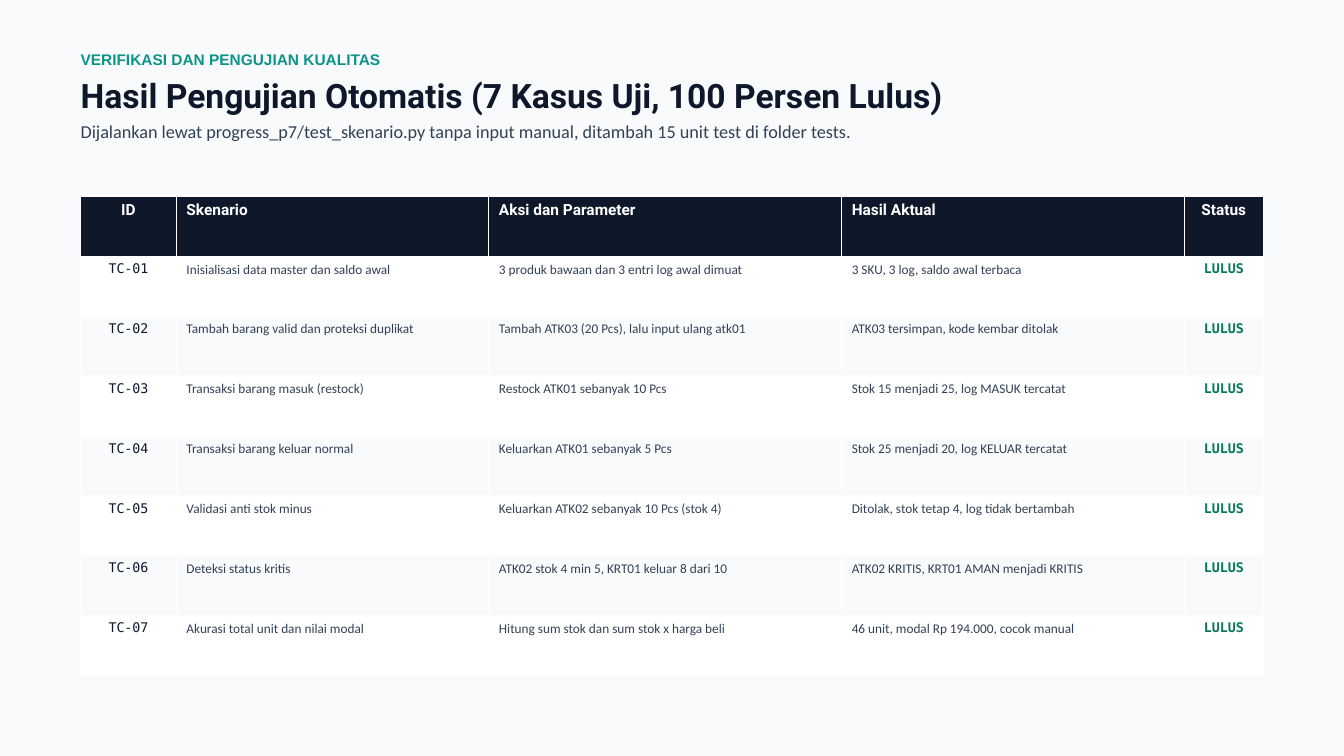
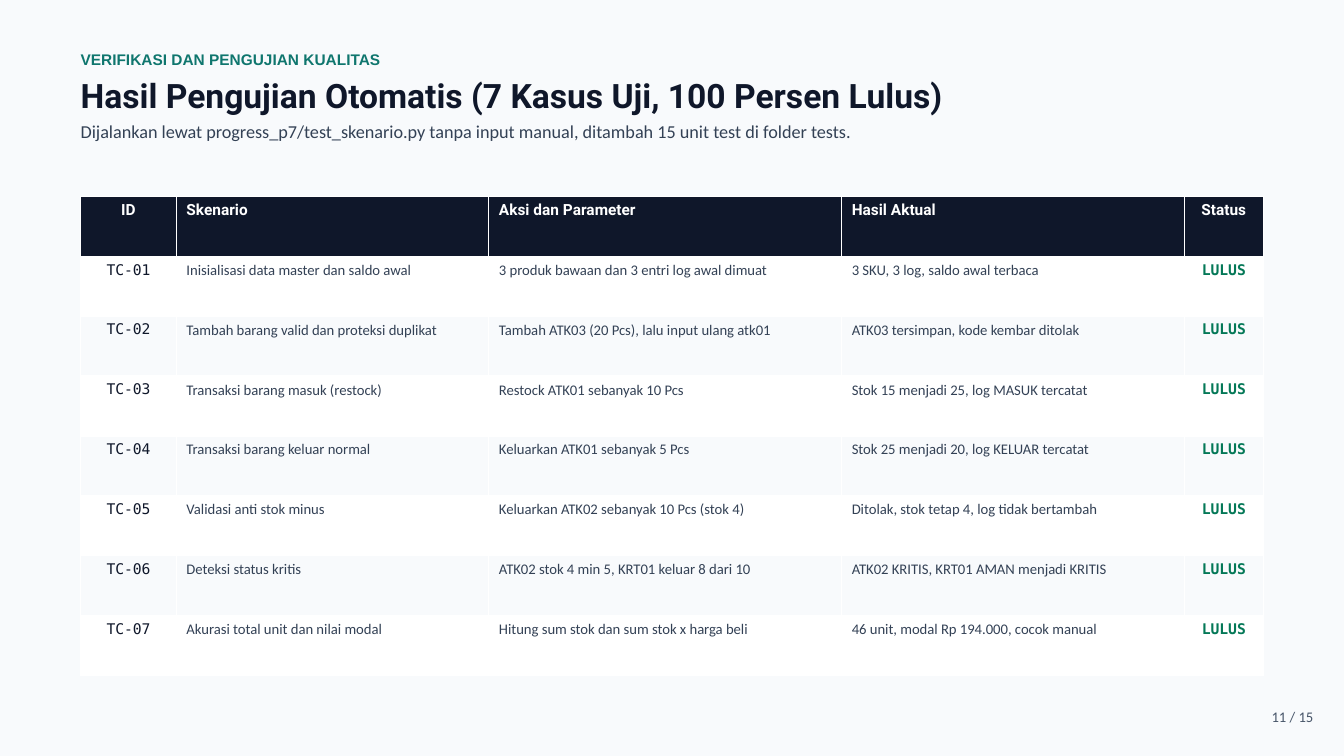
Before and after one commit to Curzyori/Stokku-Desktop, a slide deck: slide 11 of docs/presentasi/STOKKU_DESKTOP_PROGRES_P7.pptx (slide 10 before the commit). Drawn at 1344x756 pixels with LibreOffice and Linux fonts; fonts in the diff are those of the drawing. Boxes give left, top, right and bottom in pixels: in the first picture for what was removed or moved away, otherwise in the second. Text is boxed around its words. In the diff, an @@ line names an element or a change of style, - is before the commit and + after.

```diff
--- a/docs/presentasi/STOKKU_DESKTOP_PROGRES_P7.pptx
+++ b/docs/presentasi/STOKKU_DESKTOP_PROGRES_P7.pptx
@@ text at (81,54,380,65): text colour #0D9488 to #0F766E in "VERIFIKASI DAN PENGUJIAN KUALITAS" @@
@@ table at (81,197,1263,676) @@
@@ size 9.5 to 10.5 pt @@
@@ text added at (1272,712,1314,722), 10.5 pt, text #475569 @@
+11 / 15
```
Also in this commit, not shown: 10 other slides changed, 3 slides added, 2 slides removed, 26 other files.
